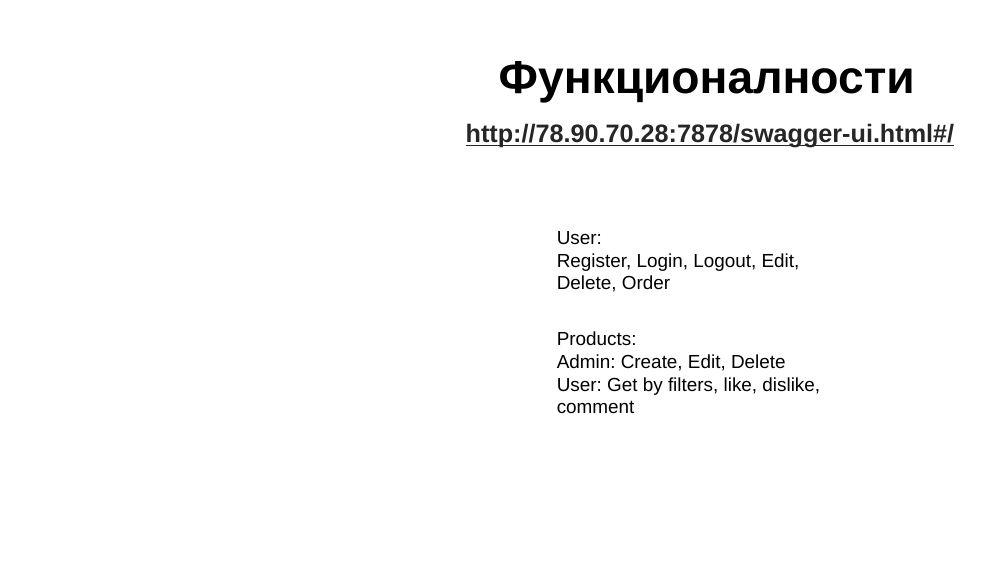
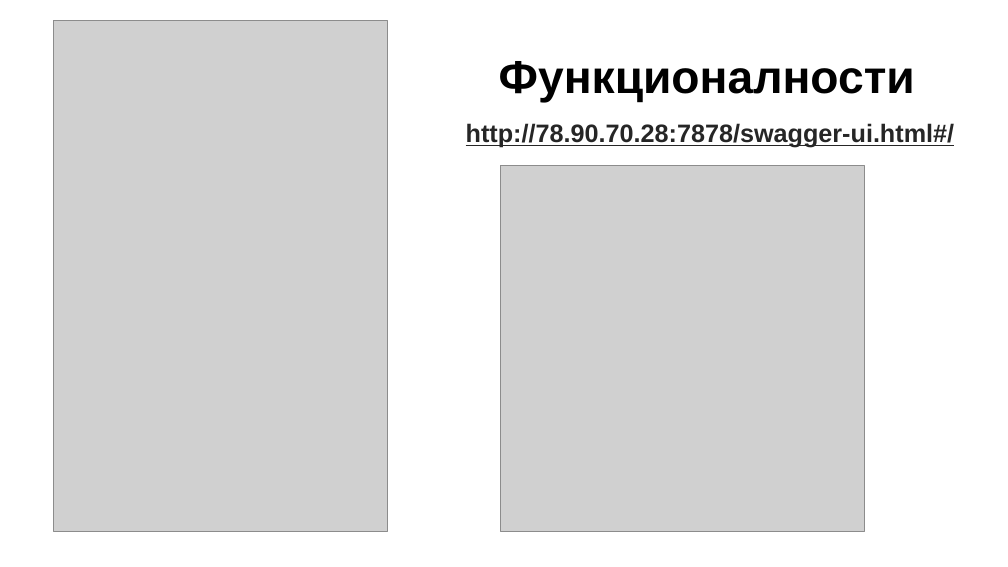
Before and after one commit to EmilKoev/FinalProject, a slide deck: slide 3 of TechnoMarket-FinalProject.pptx. Drawn at 1008x567 pixels with LibreOffice and Linux fonts; fonts in the diff are those of the drawing; grey boxes stand for pictures; background and template pictures are left out. Boxes give left, top, right and bottom in pixels: in the first picture for what was removed or moved away, otherwise in the second. Text is boxed around its words. In the diff, an @@ line names an element or a change of style, - is before the commit and + after.

```diff
--- a/TechnoMarket-FinalProject.pptx
+++ b/TechnoMarket-FinalProject.pptx
@@ picture added at bbox=[54, 20, 388, 531] @@
@@ picture added at bbox=[500, 166, 864, 532] @@
@@ text removed at bbox=[557, 231, 800, 292] @@
-User:
-Register, Login, Logout, Edit, Delete, Order
@@ text removed at bbox=[557, 331, 820, 414] @@
-Products:
-Admin: Create, Edit, Delete
-User: Get by filters, like, dislike, comment
```
Also in this commit, not shown: 2 slides added.
